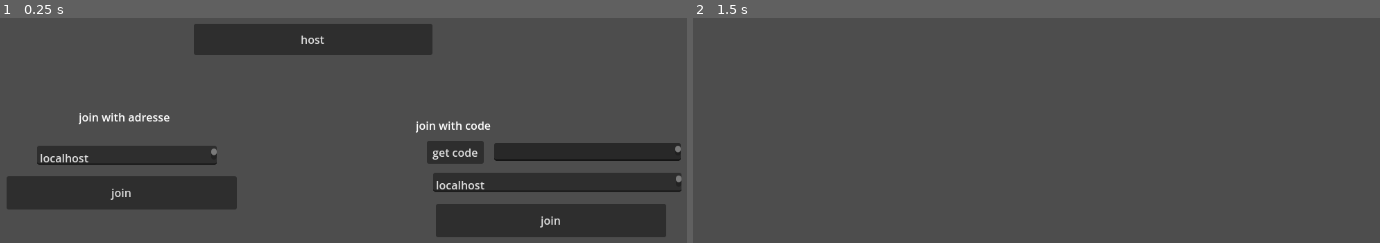
Above: before the commit, frames 1-2 (left to right).
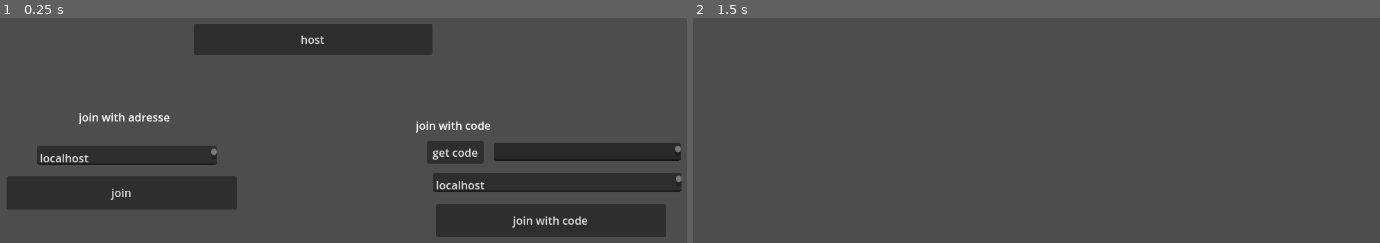
Above: after the commit, the same moments.

Repository: Titruc/IDWN
Game: Godot game, scene res://game/data/scene/game_controler.tscn
Same seed, same stepped clock (60 frames per second), same inputs: the game is played once before the commit and once after it.
Inputs (mouse positions are in pixels of both pictures, inside the frame that each line leads up to):
- Up to frame 1 (0.25 s): no input
- Up to frame 2 (1.5 s): click "join" at 0.5 s; tap Enter at 1.25 s; move the mouse to (1153, 186) at 1.27 s; hold D (right) from 1.28 s (still down); hold Shift (sprint) from 1.28 s (still down)

The runs differ from the first frame. In frame 1, 0.3% of the frame differs, in the area x 74-86%, y 88-94%; in frame 2, nothing differs.

Commit message:
fix join in join with code
because lomax is dumb

Diff:
--- a/game/data/scene/game_controler.tscn
+++ b/game/data/scene/game_controler.tscn
@@ -87,7 +87,7 @@
 offset_top = 316.0
 offset_right = 1122.0
 offset_bottom = 364.0
-text = "join"
+text = "join with code"
 
 [node name="escape_menu" type="Node2D" parent="ui"]
 visible = false
